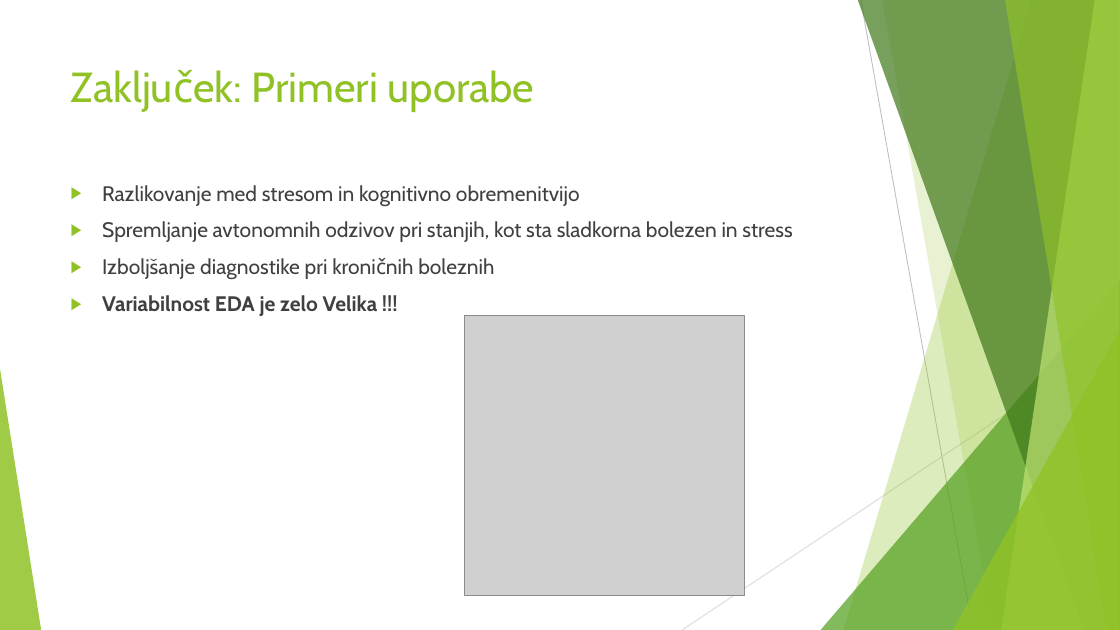
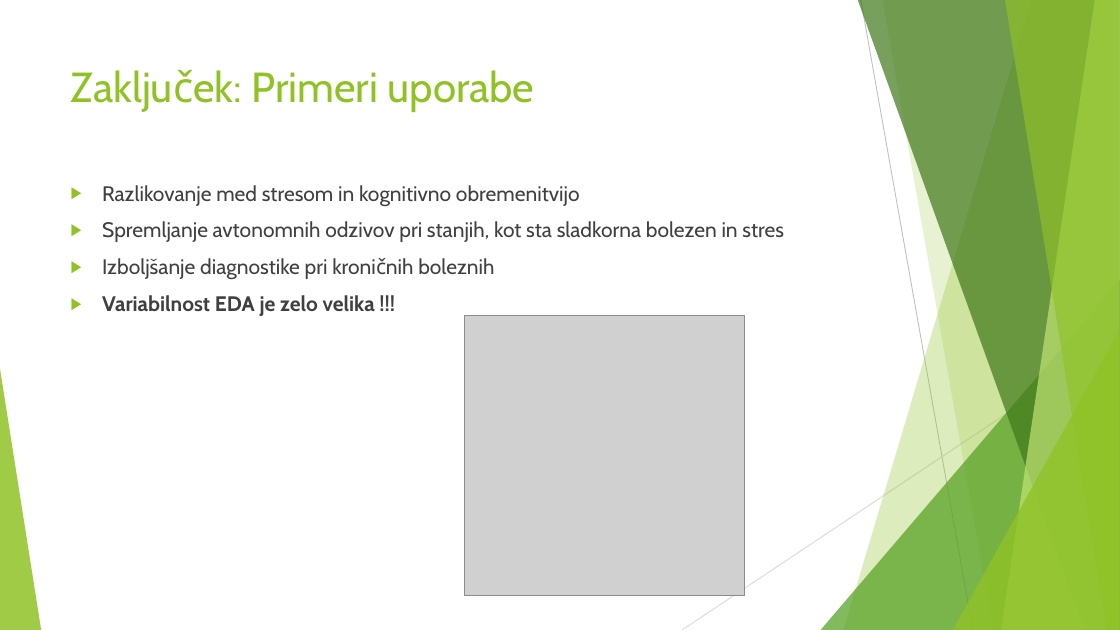
Before and after one commit to monsterfon/machine-learning-for-recommender-systems, a slide deck: slide 4 of seminar/Elektrodermalne aktivnosti (EDA)5min.pptx. Drawn at 1120x630 pixels with LibreOffice and Linux fonts; fonts in the diff are those of the drawing; grey boxes stand for pictures. Boxes give left, top, right and bottom in pixels: in the first picture for what was removed or moved away, otherwise in the second. Text is boxed around its words. In the diff, an @@ line names an element or a change of style, - is before the commit and + after.

```diff
--- a/seminar/Elektrodermalne aktivnosti (EDA)5min.pptx
+++ b/seminar/Elektrodermalne aktivnosti (EDA)5min.pptx
@@ text at [102, 221, 784, 242]: text changed @@
-▶ Spremljanje avtonomnih odzivov pri stanjih, kot sta sladkorna bolezen in stress
+▶ Spremljanje avtonomnih odzivov pri stanjih, kot sta sladkorna bolezen in stres
@@ text at [102, 295, 375, 316]: text changed @@
-▶ Variabilnost EDA je zelo Velika !!!
+▶ Variabilnost EDA je zelo velika !!!
```
Also in this commit, not shown: 1 other slide changed, 56 other files.
